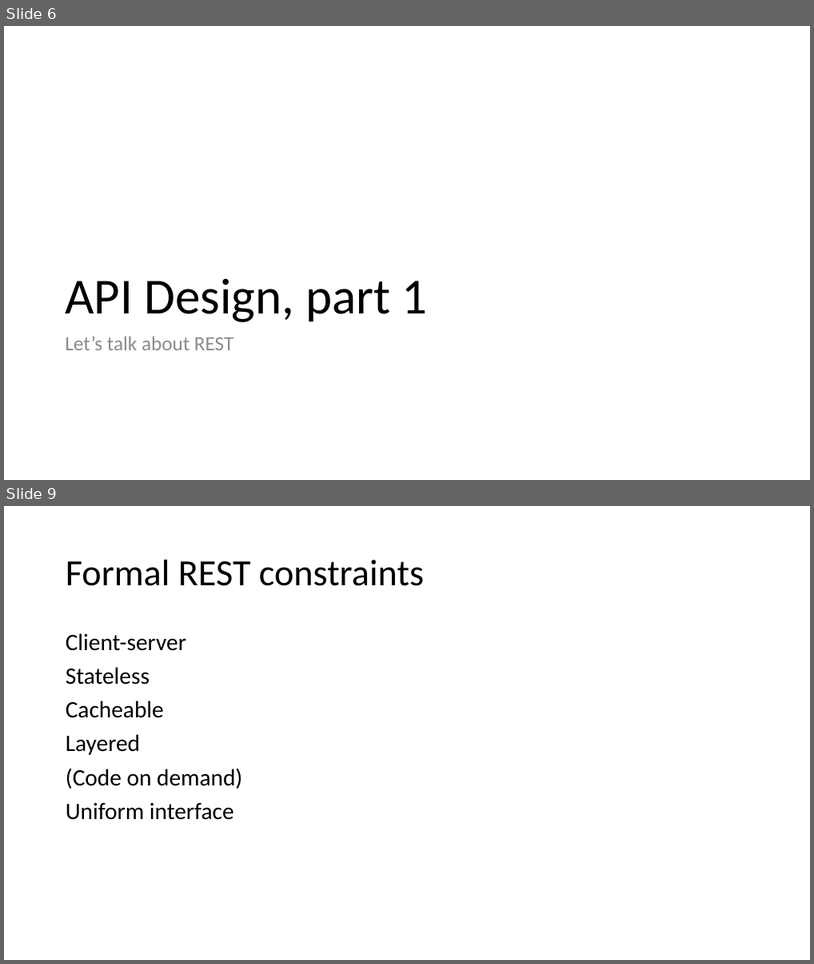
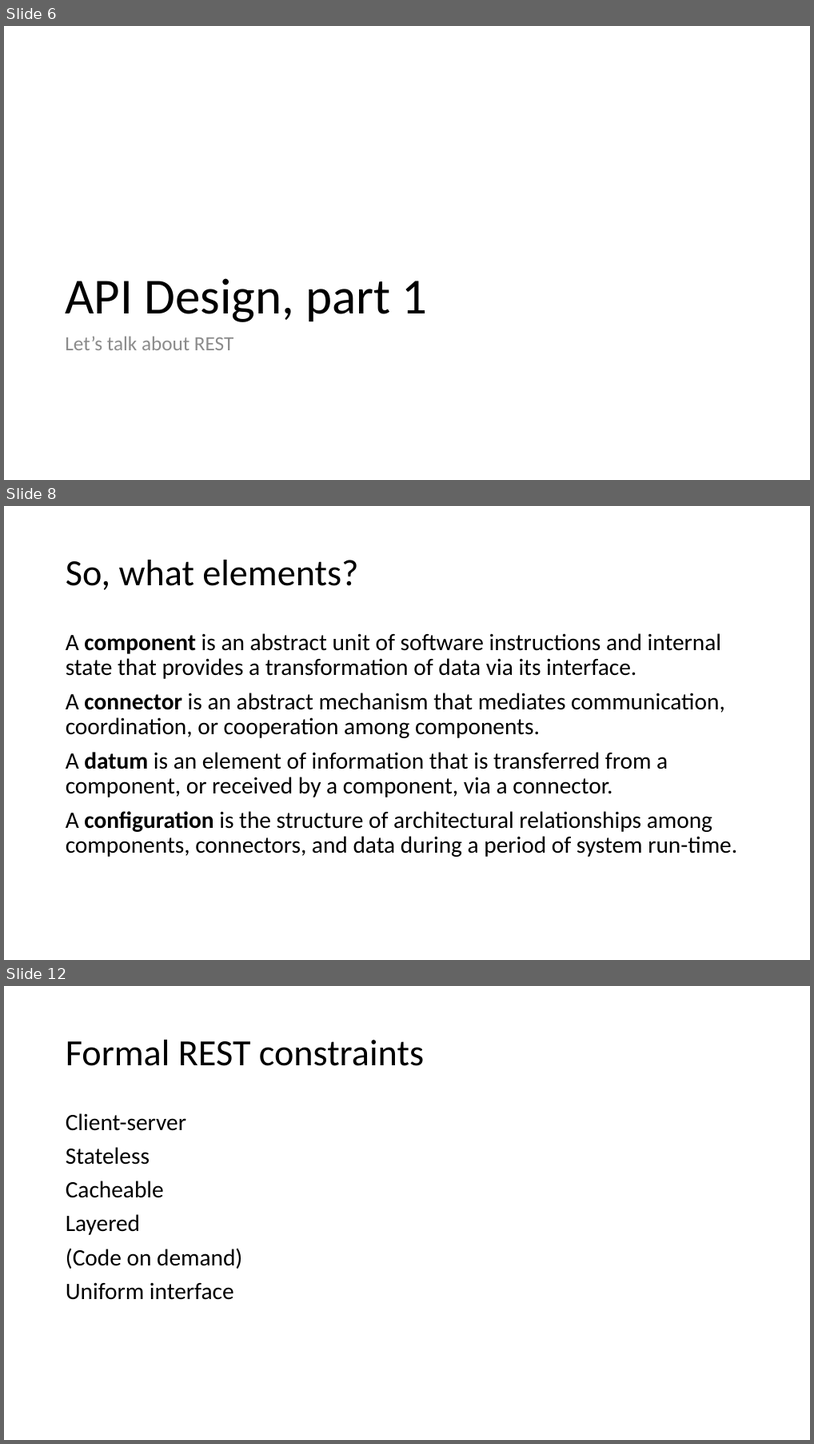
Before and after one commit to maherhosn/SU_SEGR_5240_18SQ, a slide deck: 01 - Introduction.pptx. Shown one above the other, each under a label of ours: slides 6 and 9 before the commit, slides 6, 8 and 12 after it; the slides between them are not shown. The pictures are 814x964 and 814x1444 pixels, drawn with LibreOffice and Linux fonts; fonts in the diff are those of the drawing. Boxes give left, top, right and bottom in pixels: in the first picture for what was removed or moved away, otherwise in the second. Text is boxed around its words. In the diff, an @@ line names an element or a change of style, - is before the commit and + after.

```diff
--- a/01 - Introduction.pptx
+++ b/01 - Introduction.pptx
@@ slide 8 added at box(4, 506, 810, 960), background #FFFFFF @@
@@ title added at box(66, 560, 358, 590), 44 pt, text #000000 @@
+So, what elements?
@@ text added at box(66, 633, 738, 856), 28 pt, text #000000 @@
+A component is an abstract unit of software instructions and internal state that provides a transformation of data via its interface.
+A connector is an abstract mechanism that mediates communication, coordination, or cooperation among components.
+A datum is an element of information that is transferred from a component, or received by a component, via a connector.
+A configuration is the structure of architectural relationships among components, connectors, and data during a period of system run-time.
@@ what was slide 9 is now slide 12 @@
```
Also in this commit, not shown: 8 slides changed, 2 other slides added, 29 other files.
